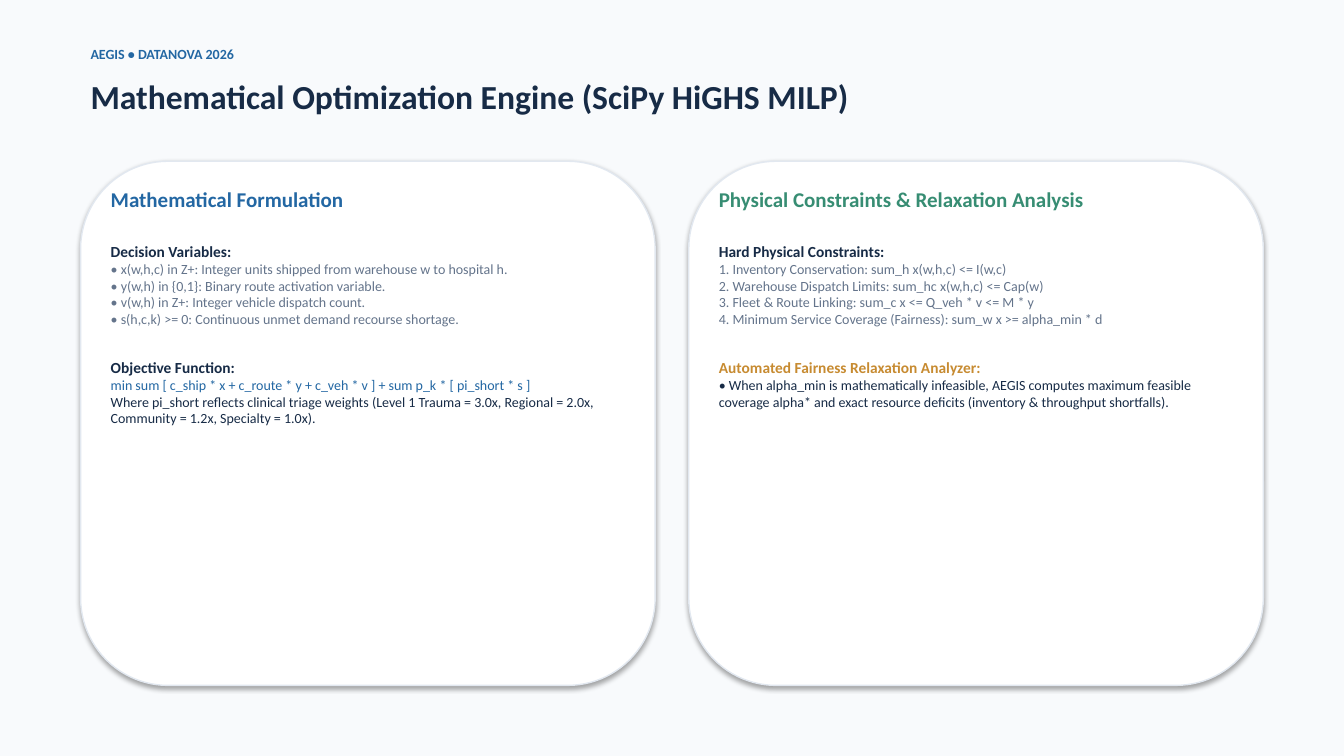
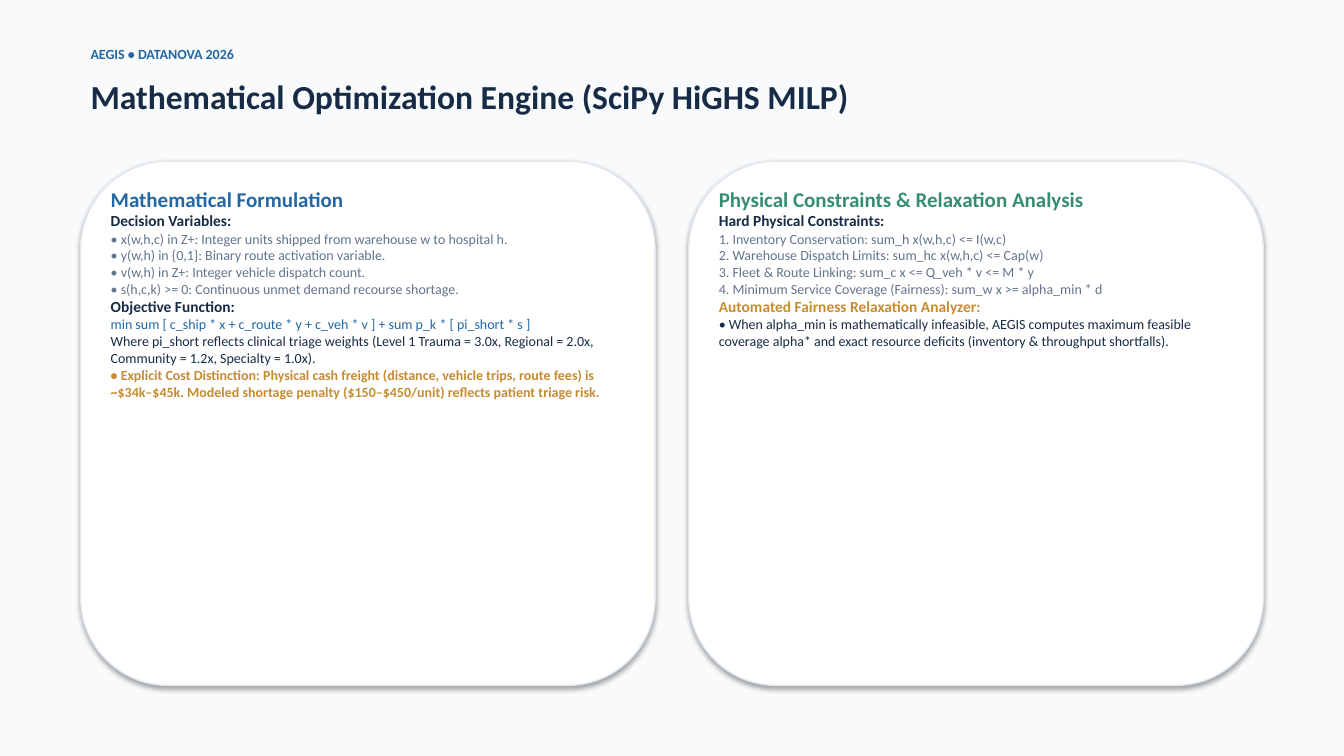
Before and after one commit to ATUMANYIRE/AEGIS, a slide deck: slide 5 of presentation/AEGIS_DATANOVA_2026.pptx. Drawn at 1344x756 pixels with LibreOffice and Linux fonts; fonts in the diff are those of the drawing. Boxes give left, top, right and bottom in pixels: in the first picture for what was removed or moved away, otherwise in the second. Text is boxed around its words. In the diff, an @@ line names an element or a change of style, - is before the commit and + after.

```diff
--- a/presentation/AEGIS_DATANOVA_2026.pptx
+++ b/presentation/AEGIS_DATANOVA_2026.pptx
@@ text "Physical Constraints & Relaxation Analysis" rewrapped from bbox=[719, 192, 1191, 410] to bbox=[719, 192, 1191, 349] @@
@@ text at bbox=[111, 370, 599, 400]: paragraph added @@
+• Explicit Cost Distinction: Physical cash freight (distance, vehicle trips, route fees) is ~$34k–$45k. Modeled shortage penalty ($150–$450/unit) reflects patient triage risk.
```
Also in this commit, not shown: 6 other slides changed, 12 other files.
